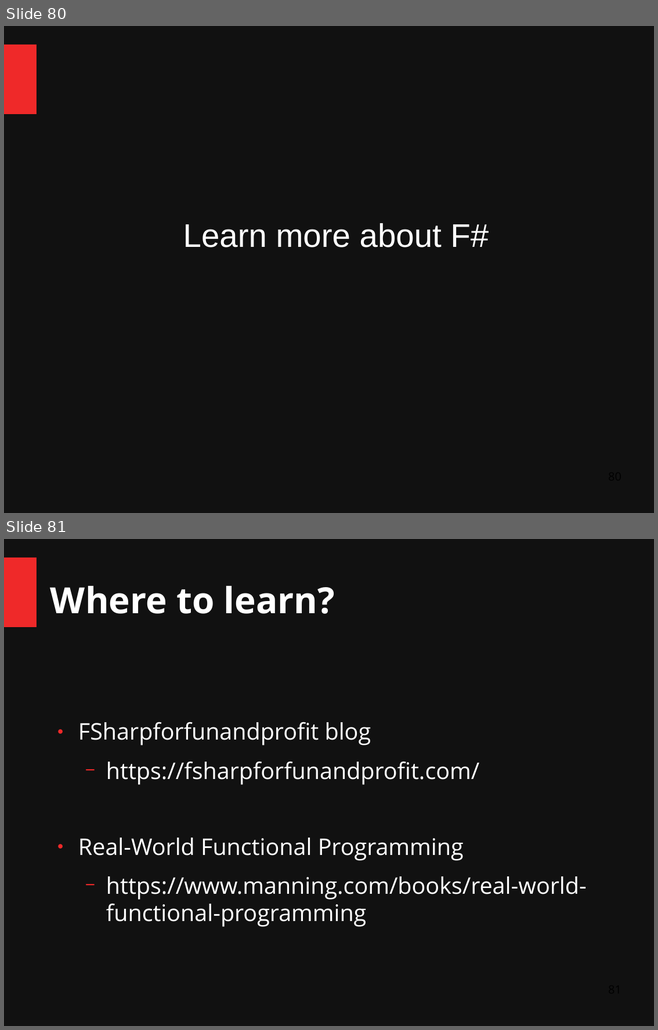
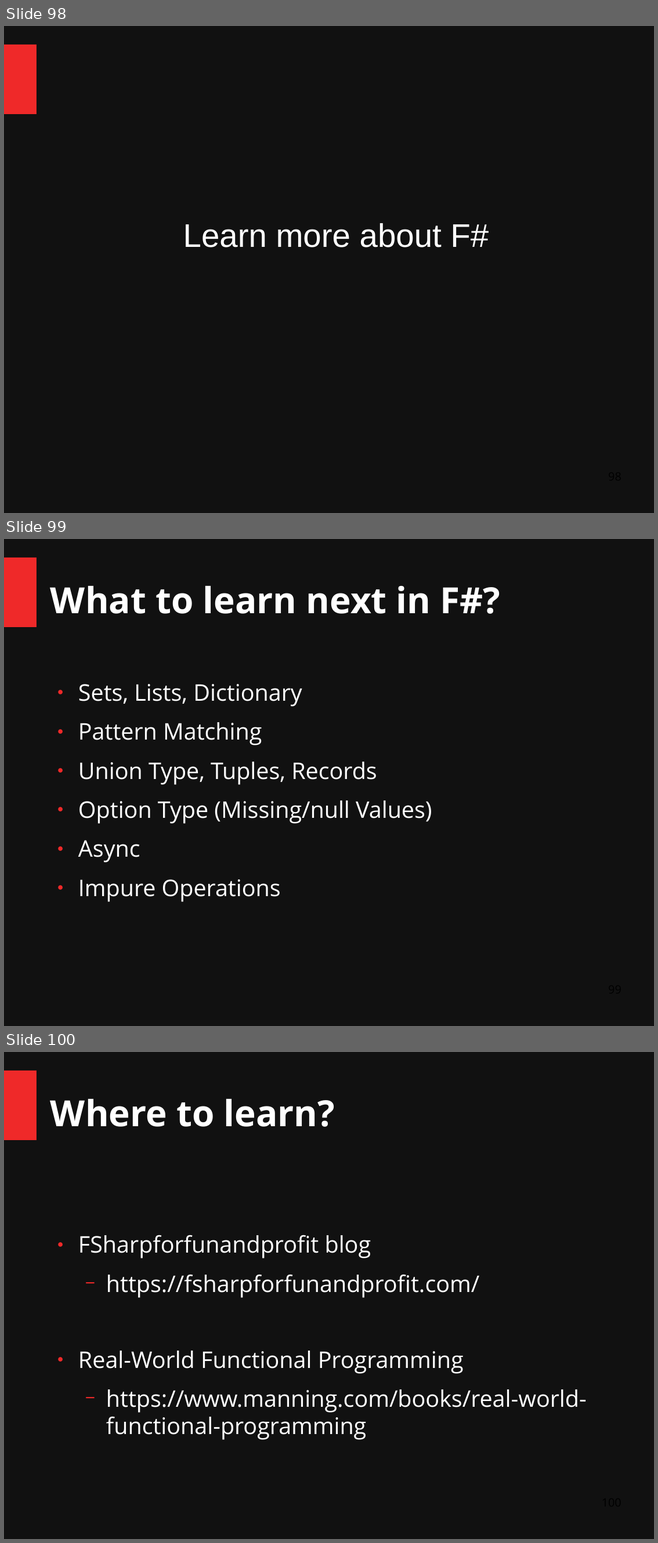
Before and after one commit to ChangHaiBin/FSharpPowerPoint, a slide deck: FSharp Talk Dark.odp. Shown one above the other, each under a label of ours: slides 80 and 81 before the commit, slides 98, 99 and 100 after it. The pictures are 658x1030 and 658x1543 pixels, drawn with LibreOffice and Linux fonts; fonts in the diff are those of the drawing. Boxes give left, top, right and bottom in pixels: in the first picture for what was removed or moved away, otherwise in the second. Text is boxed around its words. In the diff, an @@ line names an element or a change of style, - is before the commit and + after.

```diff
--- a/FSharp Talk Dark.odp
+++ b/FSharp Talk Dark.odp
@@ slide 99 added at [4, 539, 654, 1026], background #111111; not listed: 1 template element that a slide beside it also shows @@
@@ title added at [50, 585, 500, 614], 44 pt, text #FFFFFF, bold @@
+What to learn next in F#?
@@ text added at [78, 684, 431, 902], 28 pt, text #FFFFFF @@
+● Sets, Lists, Dictionary
+● Pattern Matching
+● Union Type, Tuples, Records
+● Option Type (Missing/null Values)
+● Async
+● Impure Operations
@@ what was slide 80 is now slide 98 @@
@@ what was slide 81 is now slide 100 @@
```
Also in this commit, not shown: 9 slides changed, 27 other slides added, 9 slides removed, 3 other files.
